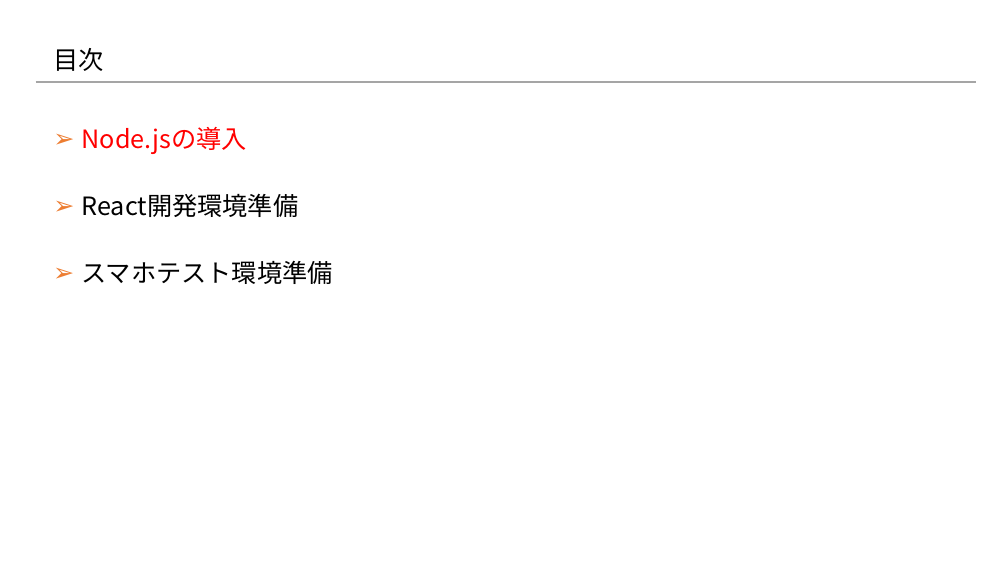
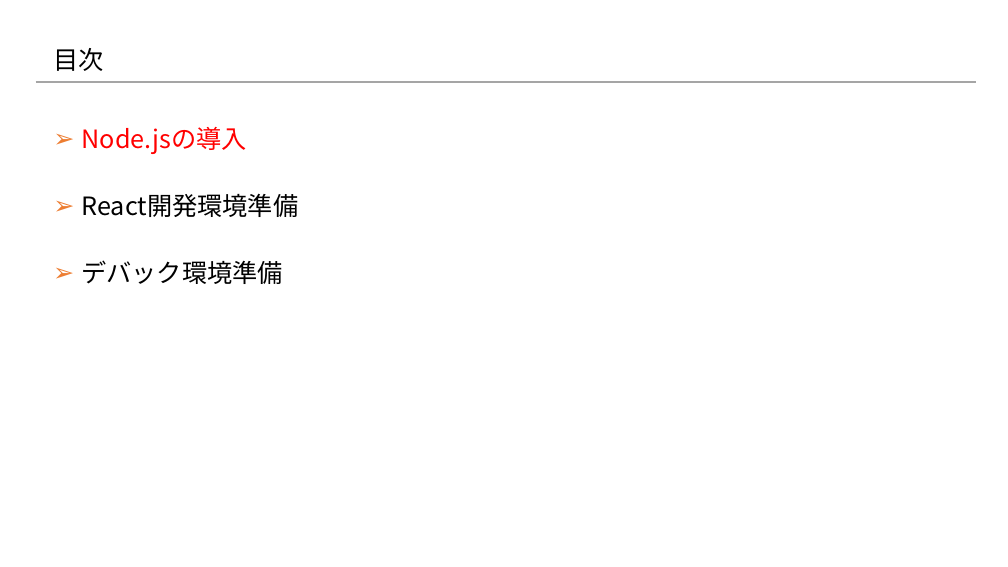
Before and after one commit to konnpeitoon/diary, a slide deck: slide 4 of doc/01_勉強会/01_勉強会資料/20180719_勉強会/02.資料/04_開発環境構築.pptx. Drawn at 1008x567 pixels with LibreOffice and Linux fonts; fonts in the diff are those of the drawing; background and template pictures are left out. Boxes give left, top, right and bottom in pixels: in the first picture for what was removed or moved away, otherwise in the second. Text is boxed around its words. In the diff, an @@ line names an element or a change of style, - is before the commit and + after.

```diff
--- a/doc/01_勉強会/01_勉強会資料/20180719_勉強会/02.資料/04_開発環境構築.pptx
+++ b/doc/01_勉強会/01_勉強会資料/20180719_勉強会/02.資料/04_開発環境構築.pptx
@@ text at box(81, 260, 283, 284): text changed @@
-➢ スマホテスト環境準備
+➢ デバック環境準備
```
Also in this commit, not shown: 3 other slides changed, 8 slides added, 1 slide removed.
